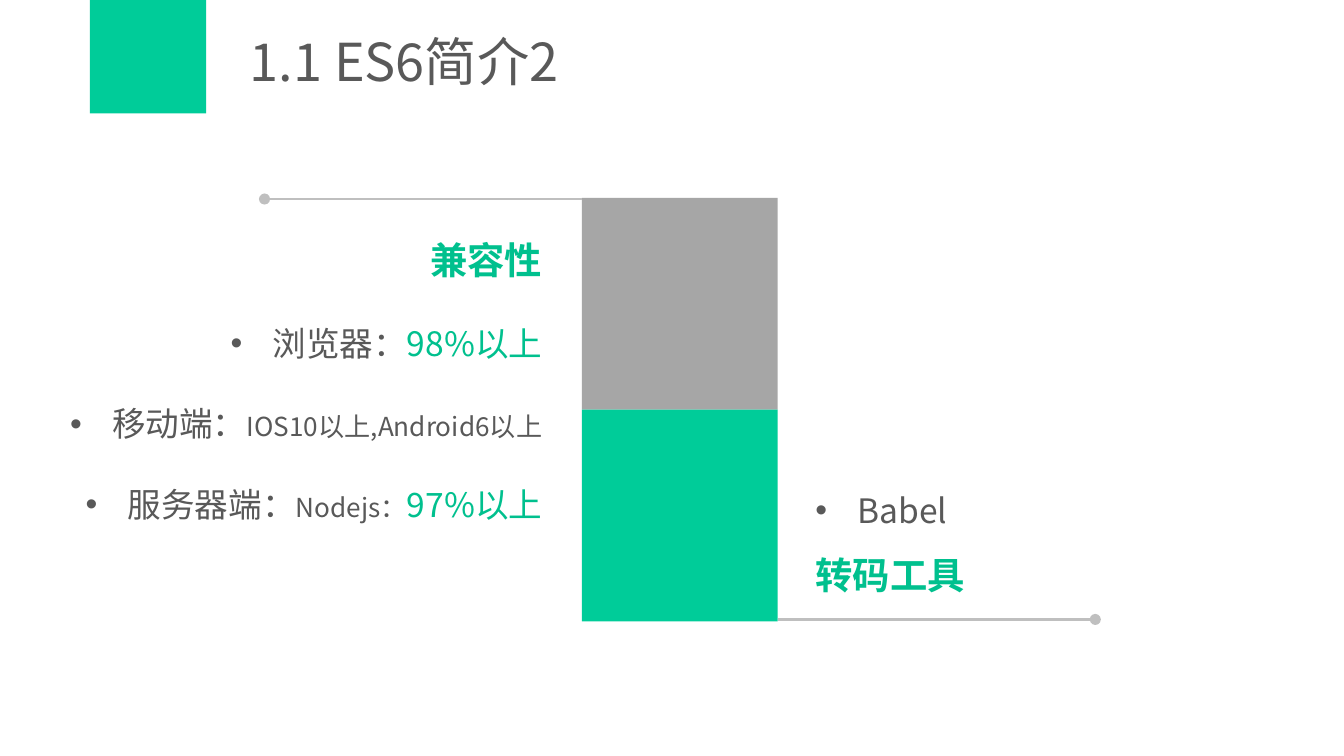
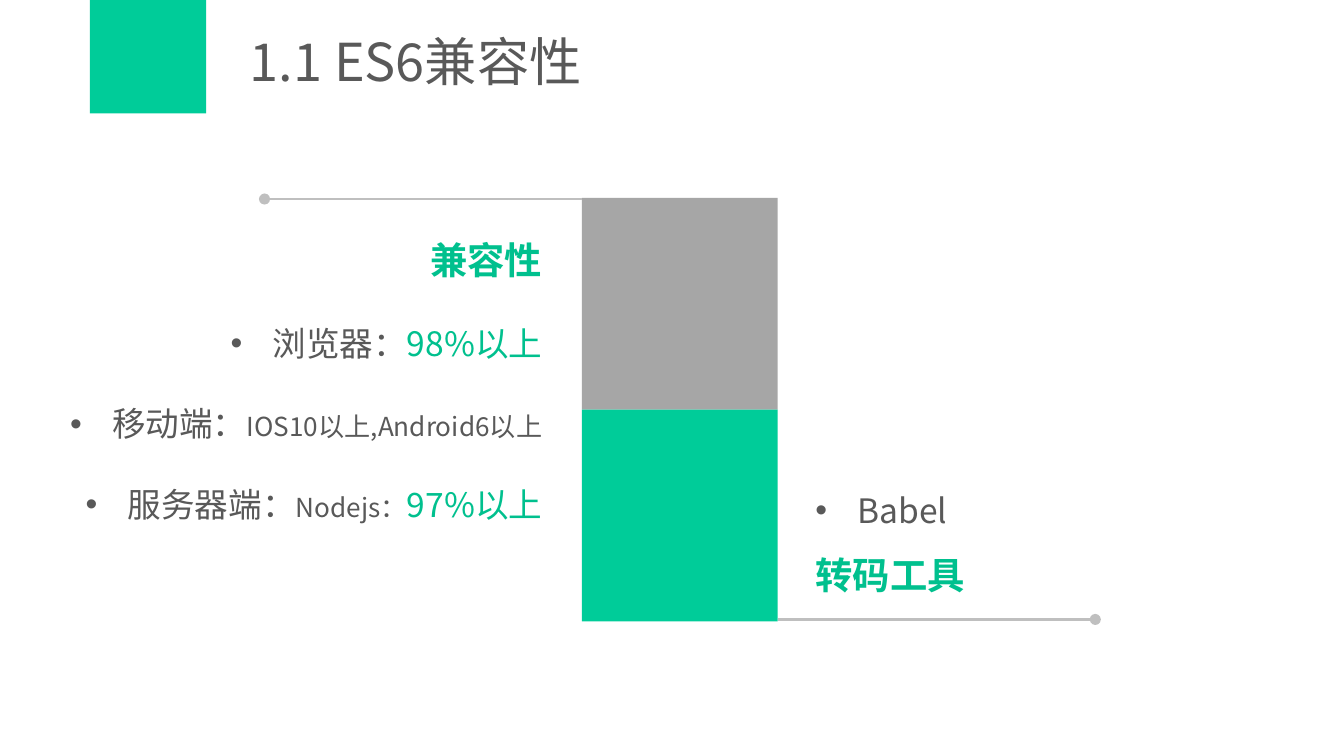
Before and after one commit to zhujiajia1984/studyDoc, a slide deck: slide 4 of 00_学习分享/学习分享_es6_less.pptx. Drawn at 1344x756 pixels with LibreOffice and Linux fonts; fonts in the diff are those of the drawing. Boxes give left, top, right and bottom in pixels: in the first picture for what was removed or moved away, otherwise in the second. Text is boxed around its words. In the diff, an @@ line names an element or a change of style, - is before the commit and + after.

```diff
--- a/00_学习分享/学习分享_es6_less.pptx
+++ b/00_学习分享/学习分享_es6_less.pptx
@@ title at (x1=250, y1=37, x2=581, y2=85): text changed @@
-1.1 ES6简介2
+1.1 ES6兼容性
```
Also in this commit, not shown: 3 other slides changed, 6 slides added.
